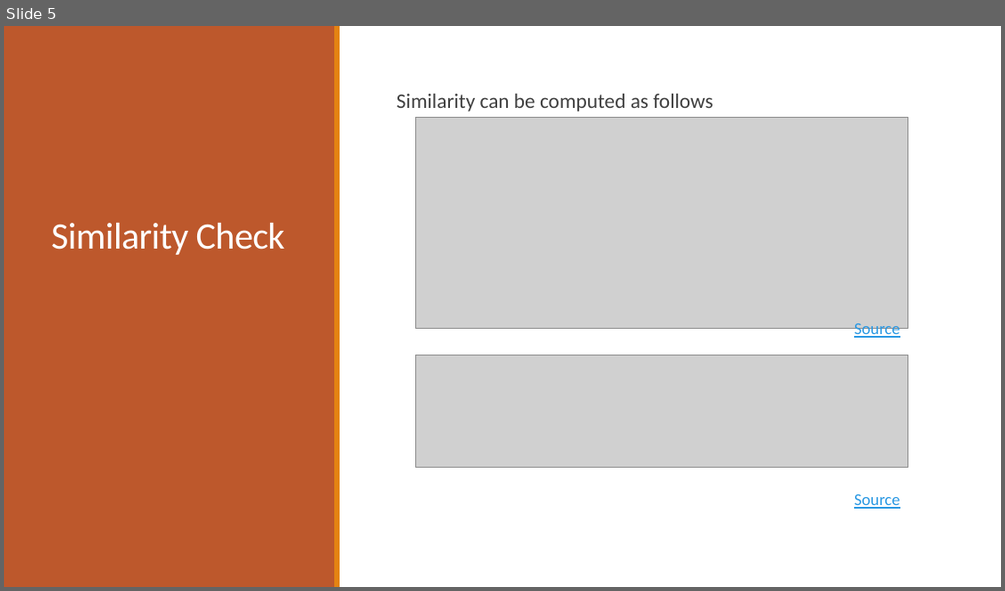
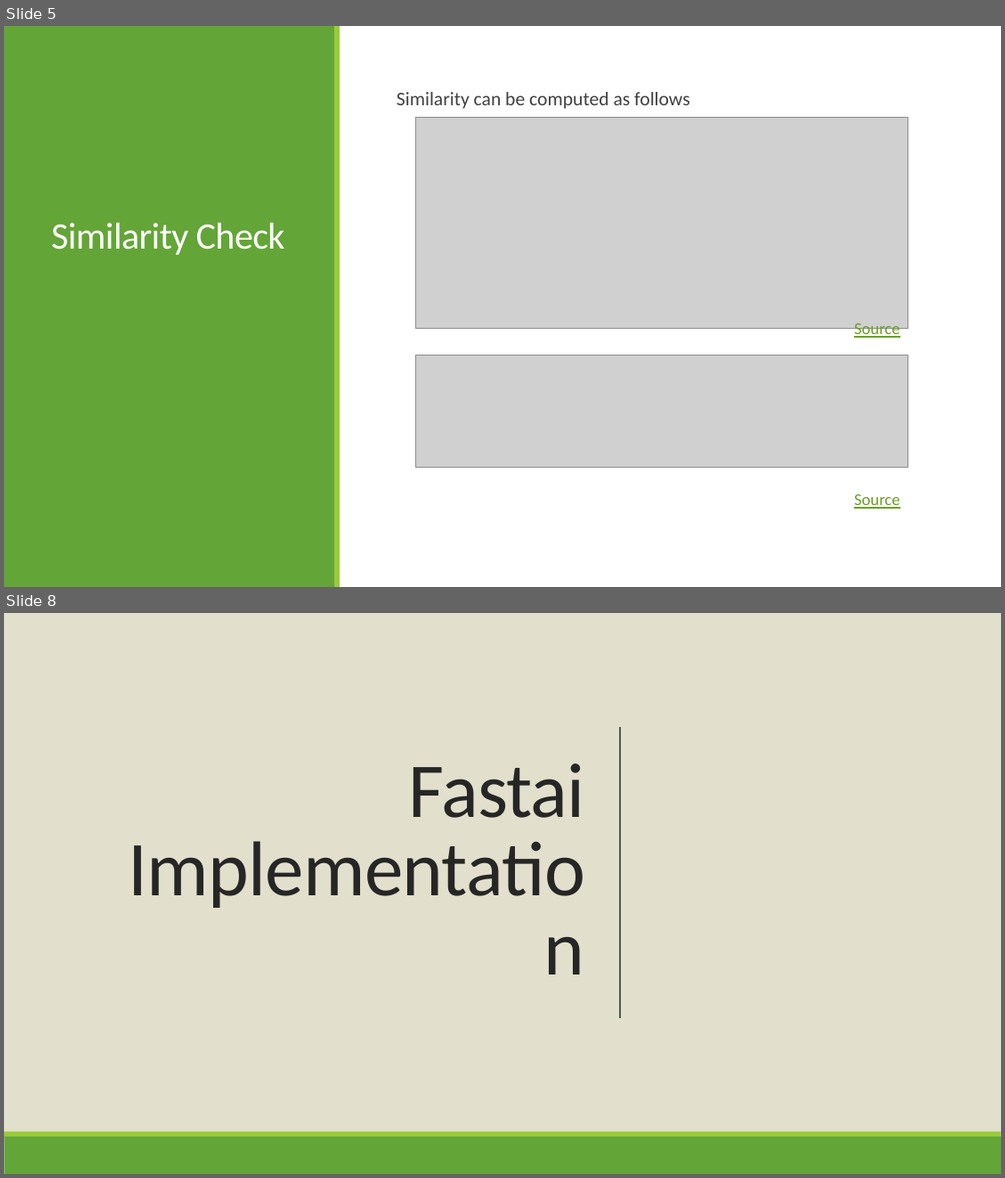
Before and after one commit to ChrisAlex2104/-Recommendation-using-Collaborative-Filtering, a slide deck: AI presentation.pptx. Shown one above the other, each under a label of ours: slide 5 before the commit, slides 5 and 8 after it; the slides between them are not shown. The pictures are 1005x591 and 1005x1178 pixels, drawn with LibreOffice and Linux fonts; fonts in the diff are those of the drawing; grey boxes stand for pictures. Boxes give left, top, right and bottom in pixels: in the first picture for what was removed or moved away, otherwise in the second. Text is boxed around its words. In the diff, an @@ line names an element or a change of style, - is before the commit and + after.

```diff
--- a/AI presentation.pptx
+++ b/AI presentation.pptx
@@ slide 8 added at (4,613,1001,1174), background #E2DFCC; not listed: 2 template elements that a slide beside it also shows @@
@@ rectangle added at (4,613,1001,1173), fill #E2DFCC @@
@@ line added from (620, 727) to (620, 1018), #455F51 1 pt @@
@@ title added at (408,763,584,818), 56 pt, text #262626 @@
+Fastai Implementation
@@ rectangle added at (4,1131,1001,1136), fill #99CB38 @@
@@ rectangle added at (4,1136,1001,1174), fill #63A537 @@
@@ slide 5 changed as well @@
@@ rectangle at (4,26,335,586): fill #BD582C to #63A537 @@
@@ rectangle at (334,26,339,586): fill #E48312 to #99CB38 @@
@@ text "Similarity can be computed as ..." at (396,92,690,109): size 15 to 13.9 pt; line spacing 0.9 to 0.8 @@
@@ text "Source" at (854,323,900,339): text colour #2998E3 to #6B9F25 @@
@@ text "Source" at (854,494,900,508): text colour #2998E3 to #6B9F25 @@
```
Also in this commit, not shown: 4 other slides changed, 12 other slides added, 1 other file.
